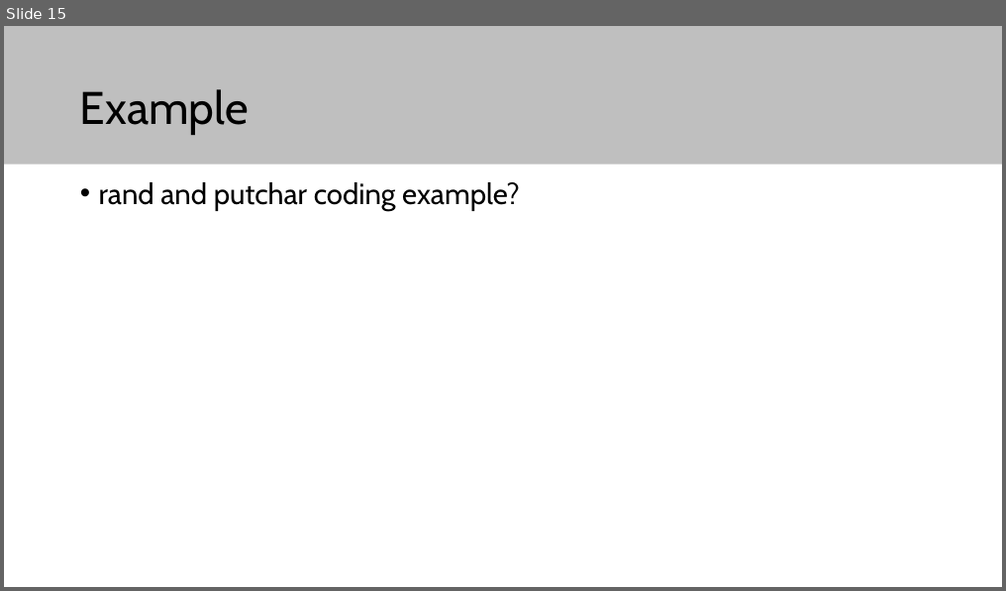
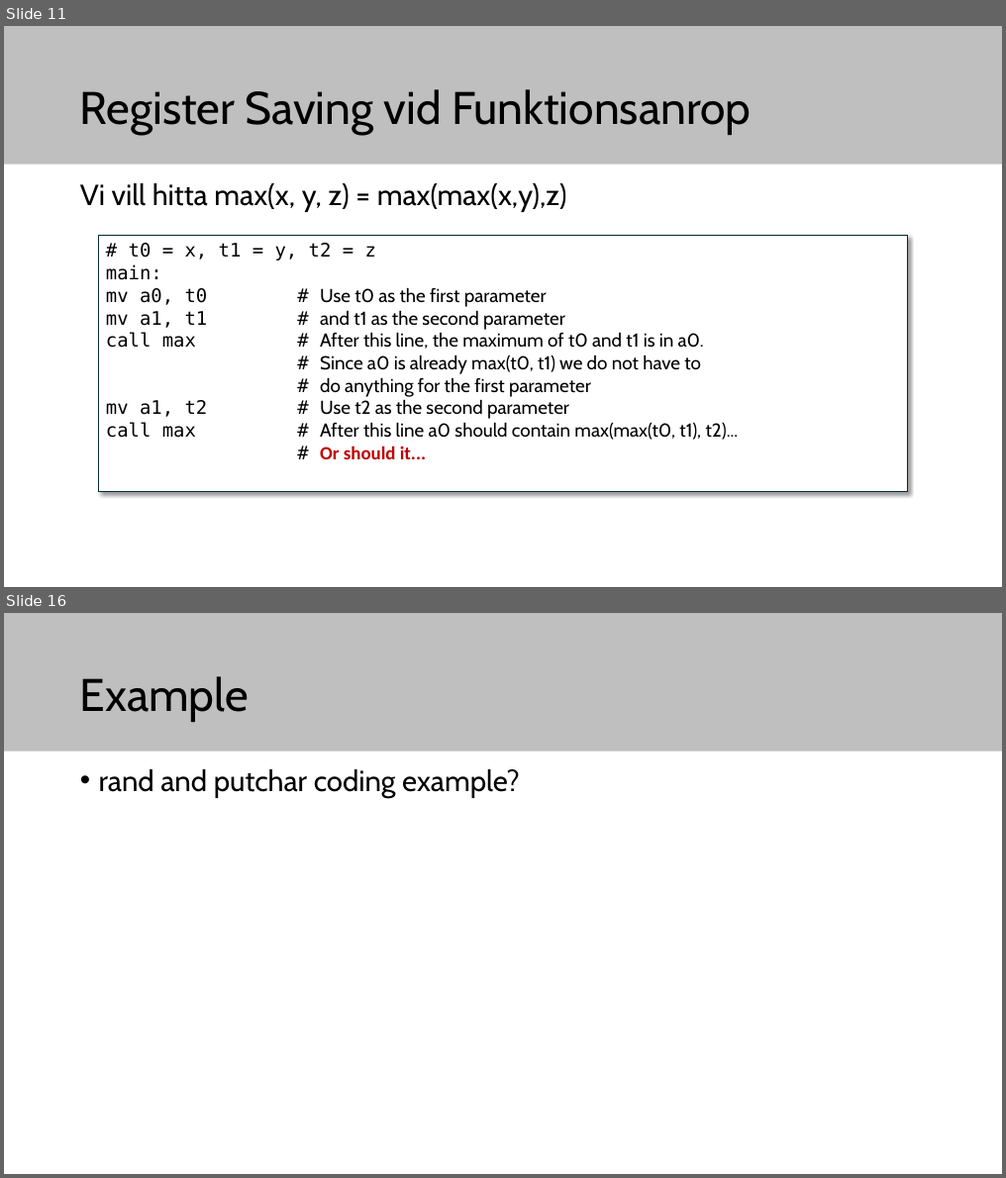
Before and after one commit to elias-at-chalmers/mop-lecture_notes-mirror, a slide deck: slides/lecture03-assembly2.pptx. Shown one above the other, each under a label of ours: slide 15 before the commit, slides 11 and 16 after it; the slides between them are not shown. The pictures are 1006x591 and 1006x1178 pixels, drawn with LibreOffice and Linux fonts; fonts in the diff are those of the drawing. Boxes give left, top, right and bottom in pixels: in the first picture for what was removed or moved away, otherwise in the second. Text is boxed around its words. In the diff, an @@ line names an element or a change of style, - is before the commit and + after.

```diff
--- a/slides/lecture03-assembly2.pptx
+++ b/slides/lecture03-assembly2.pptx
@@ slide 11 added at (4,26,1002,587), background #FFFFFF; not listed: 1 template element that a slide beside it also shows @@
@@ title added at (80,89,750,135), 44 pt, text #000000 @@
+Register Saving vid Funktionsanrop
@@ text added at (80,183,567,212), 28 pt, text #000000 @@
+Vi vill hitta max(x, y, z) = max(max(x,y),z)
@@ rectangle added at (98,236,908,492), fill #FFFFFF, outline #092A39 0.75 pt, 18 pt, text #000000 @@
+# t0 = x, t1 = y, t2 = z
+main:
+mv a0, t0 # Use t0 as the first parameter
+mv a1, t1 # and t1 as the second parameter
+call max # After this line, the maximum of t0 and t1 is in a0.
+# Since a0 is already max(t0, t1) we do not have to
+# do anything for the first parameter
+mv a1, t2 # Use t2 as the second parameter
+call max # After this line a0 should contain max(max(t0, t1), t2)...
+# Or should it...
@@ what was slide 15 is now slide 16 @@
```
Also in this commit, not shown: 4 slides changed, 6 other slides added, 4 slides removed.
